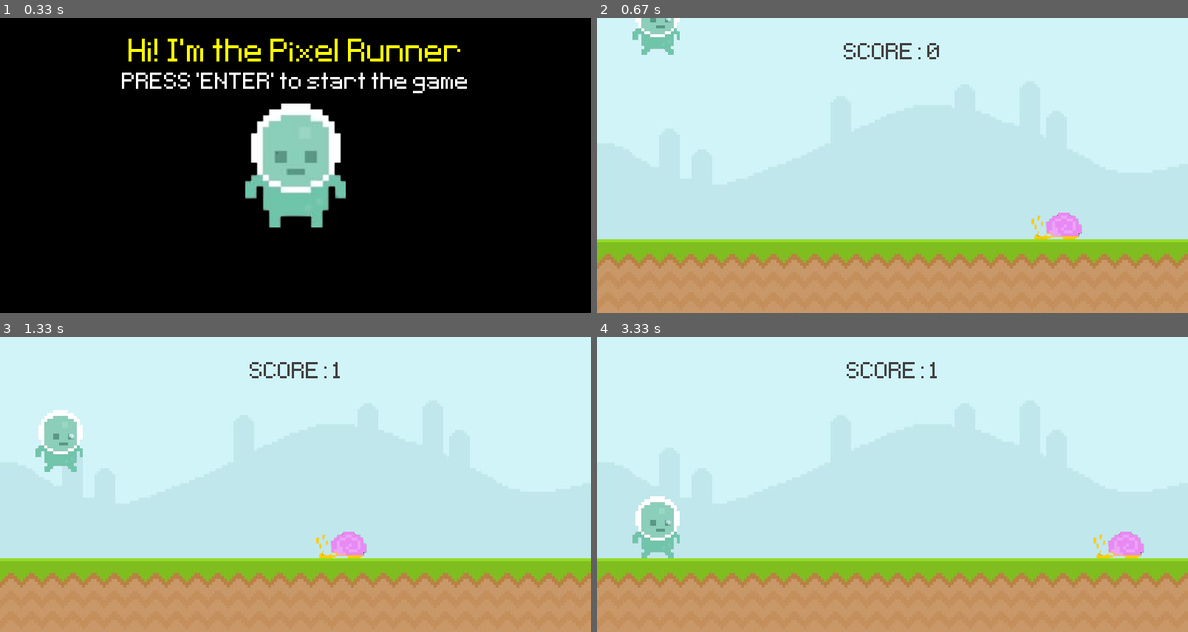
Above: before the commit, frames 1-4 (two rows, left to right).
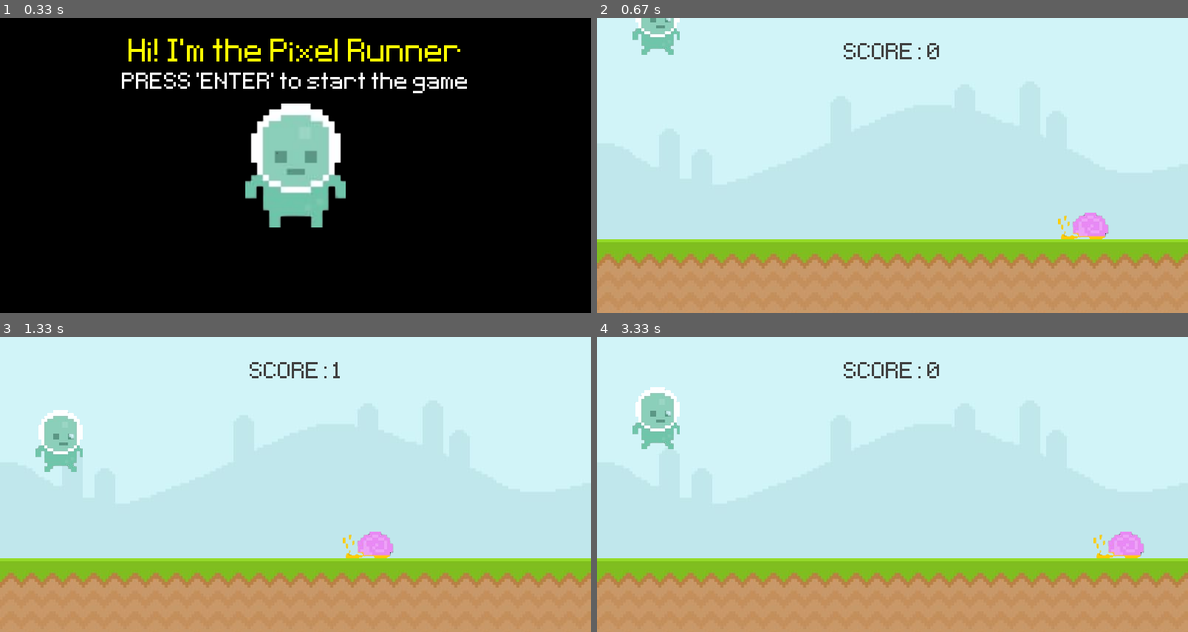
Above: after the commit, the same moments.

Repository: arushi32588/pygame.runner
Game: pygame game, started from runner.py
Same seed, same stepped clock (60 frames per second), same inputs: the game is played once before the commit and once after it.
Inputs (mouse positions are in pixels of both pictures, inside the frame that each line leads up to):
- Up to frame 1 (0.33 s): no input
- Up to frame 2 (0.67 s): tap Space at 0.33 s
- Up to frame 3 (1.33 s): click (59, 525) at 1.22 s
- Up to frame 4 (3.33 s): tap Space at 2, 2.9, 3.2 s

Frame 1 is identical in both runs. In frame 2, 0.8% of the frame differs, in the area x 73-87%, y 66-75%; in frame 3, 0.8%; in frame 4, 2.8%, in the area x 6-58%, y 8-75%.

Commit message:
Prompted the score calculation to start only when game is active.

Diff:
--- a/runner.py
+++ b/runner.py
@@ -53,6 +53,8 @@
             exit() #ends the while True loop so that it cannot continue to update and throw an error
         if game_active == -1:
             if event.type == pygame.KEYDOWN and pygame.K_RETURN:
+                snail_rect.left = 700
+                start_time = int(pygame.time.get_ticks()/1000)
                 game_active = 1
         if game_active == 1:
             if event.type == pygame.MOUSEBUTTONDOWN:
@@ -65,21 +67,25 @@
         elif game_active == 2:
             if event.type == pygame.KEYDOWN and event.key == pygame.K_SPACE:
                 game_active = -1
-                snail_rect.left = 700
-                start_time = int(pygame.time.get_ticks()/1000)
 
-    if game_active == 1:
+    if game_active == -1:
+        screen.fill('Black')
+        screen.blit(player_stand, player_stand_rect)
+        screen.blit(welcome_1, welcome_1_rect)
+        screen.blit(welcome_2, welcome_2_rect)
+
+    elif game_active == 1:
         screen.blit(ground_surface, (0,300)) # telling the system we want to place a ground on display surface
         screen.blit(sky_surface, (0,0)) # telling the system we want to place a sky on display surface
+        current_time = int(pygame.time.get_ticks() / 1000) - start_time
+        game_time = current_time
+        score_surf = font1.render(f'SCORE: {current_time}', False, (64, 64, 64))
+        score_rect = score_surf.get_rect(center=(400, 50))
+        screen.blit(score_surf, score_rect)
         #pygame.draw.rect(screen, '#c0e8ec', score_rect)
         #pygame.draw.rect(screen, '#c0e8ec', score_rect, 10)
         #screen.blit(score_surf, score_rect)
         #screen.blit(by_surf, by_rect)
-
-        current_time = int(pygame.time.get_ticks()/1000) - start_time
-        score_surf = font1.render(f'SCORE: {current_time}', False, (64,64,64))
-        score_rect = score_surf.get_rect(center = (400,50))
-        screen.blit(score_surf, score_rect)
         #Player
         #Gravity
         player_gravity+=1
@@ -114,19 +120,14 @@
         #Collision
         if snail_rect.colliderect(player_rect) == 1:
             game_active = 2
-            score += score
 
-    elif game_active == -1:
-        screen.fill('Black')
-        screen.blit(player_stand, player_stand_rect)
-        screen.blit(welcome_1, welcome_1_rect)
-        screen.blit(welcome_2, welcome_2_rect)
     else:
         screen.fill('Black')
         screen.blit(game_over, game_over_rect)
         screen.blit(leaderboard, leaderboard_rect)
-        player_score = font1.render(f'Your score: {current_time}', False, 'White')
-        player_score_rect = player_score.get_rect(center = (400, 350))
+        final_score = game_time
+        player_score = font1.render(f'Your score: {final_score}', False, 'White')
+        player_score_rect = player_score.get_rect(center=(400, 350))
         screen.blit(player_score, player_score_rect)
 
 
